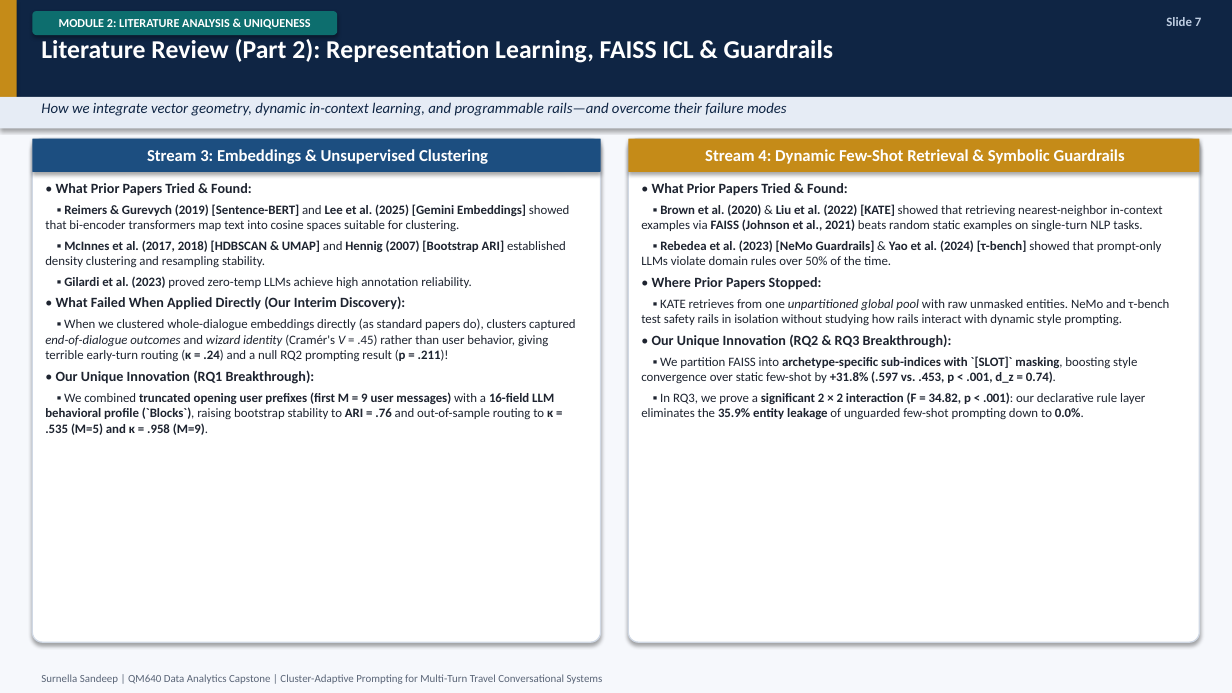
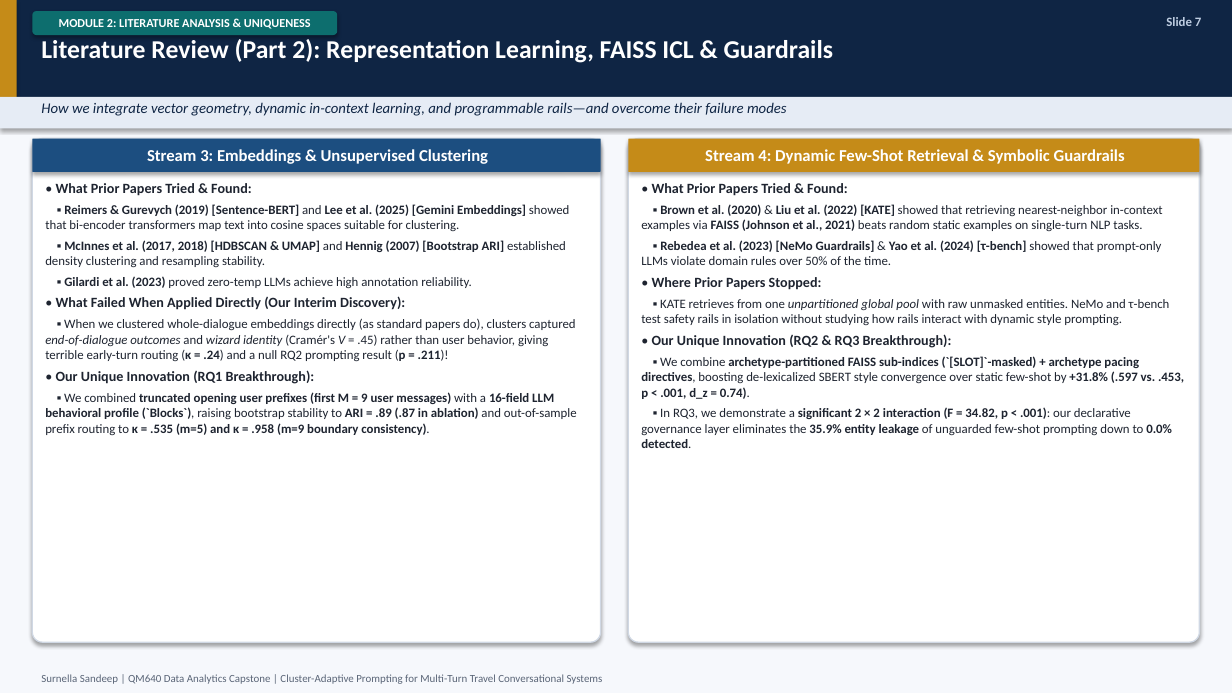
Before and after one commit to surnella/QM640-Dialogue-Clustering-Capstone, a slide deck: slide 7 of final/QM_640_Defense_Presentation_Sandeep_Surnella.pptx. Drawn at 1232x693 pixels with LibreOffice and Linux fonts; fonts in the diff are those of the drawing. Boxes give left, top, right and bottom in pixels: in the first picture for what was removed or moved away, otherwise in the second. Text is boxed around its words. In the diff, an @@ line names an element or a change of style, - is before the commit and + after.

```diff
--- a/final/QM_640_Defense_Presentation_Sandeep_Surnella.pptx
+++ b/final/QM_640_Defense_Presentation_Sandeep_Surnella.pptx
@@ text at (x1=641, y1=356, x2=1184, y2=448): text changed; bold on @@
-▪ We partition FAISS into archetype-specific sub-indices with `[SLOT]` masking, boosting style convergence over static few-shot by +31.8% (.597 vs. .453, p < .001, d_z = 0.74).
-▪ In RQ3, we prove a significant 2 × 2 interaction (F = 34.82, p < .001): our declarative rule layer eliminates the 35.9% entity leakage of unguarded few-shot prompting down to 0.0%.
+▪ We combine archetype-partitioned FAISS sub-indices (`[SLOT]`-masked) + archetype pacing directives, boosting de-lexicalized SBERT style convergence over static few-shot by +31.8% (.597 vs. .453, p < .001, d_z = 0.74).
+▪ In RQ3, we demonstrate a significant 2 × 2 interaction (F = 34.82, p < .001): our declarative governance layer eliminates the 35.9% entity leakage of unguarded few-shot prompting down to 0.0% detected.
@@ text at (x1=45, y1=392, x2=577, y2=435): text changed @@
-▪ We combined truncated opening user prefixes (first M = 9 user messages) with a 16-field LLM behavioral profile (`Blocks`), raising bootstrap stability to ARI = .76 and out-of-sample routing to κ = .535 (M=5) and κ = .958 (M=9).
+▪ We combined truncated opening user prefixes (first M = 9 user messages) with a 16-field LLM behavioral profile (`Blocks`), raising bootstrap stability to ARI = .89 (.87 in ablation) and out-of-sample prefix routing to κ = .535 (m=5) and κ = .958 (m=9 boundary consistency).
```
Also in this commit, not shown: 21 other slides changed, 4 slides added, 16 other files.
